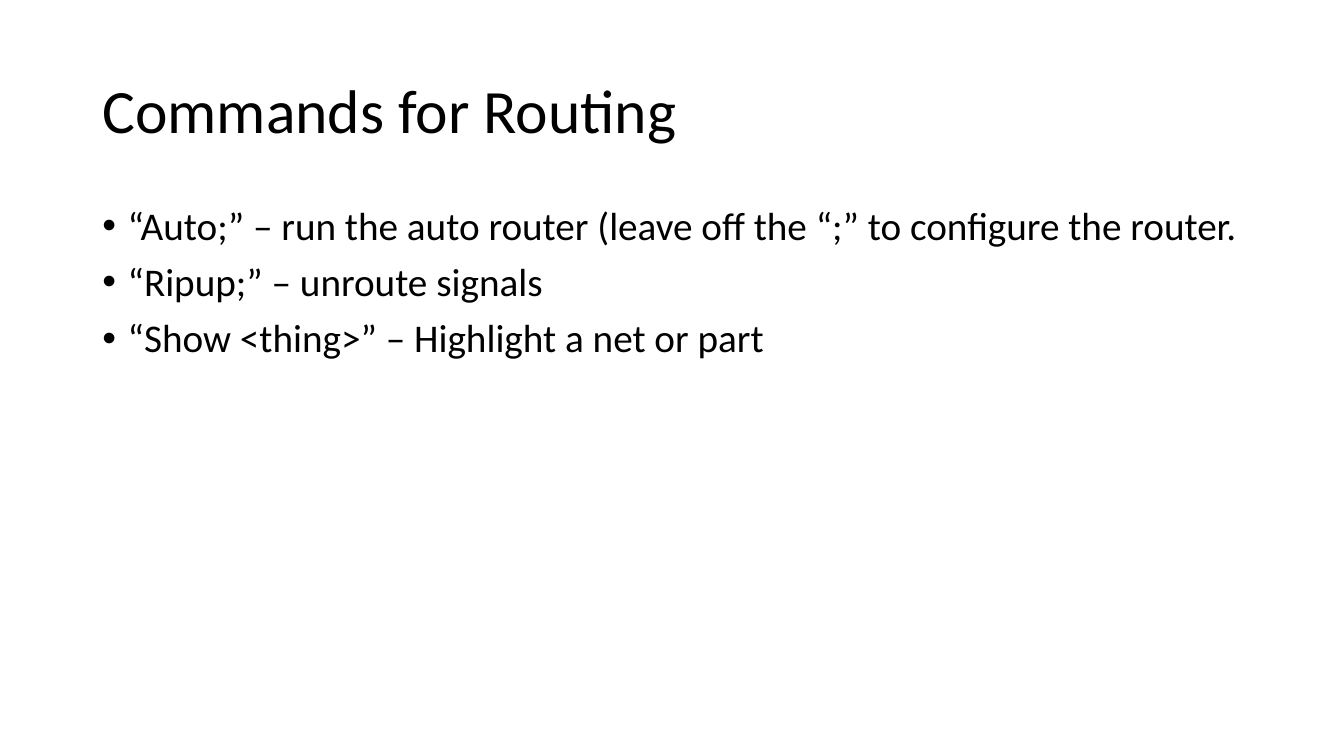
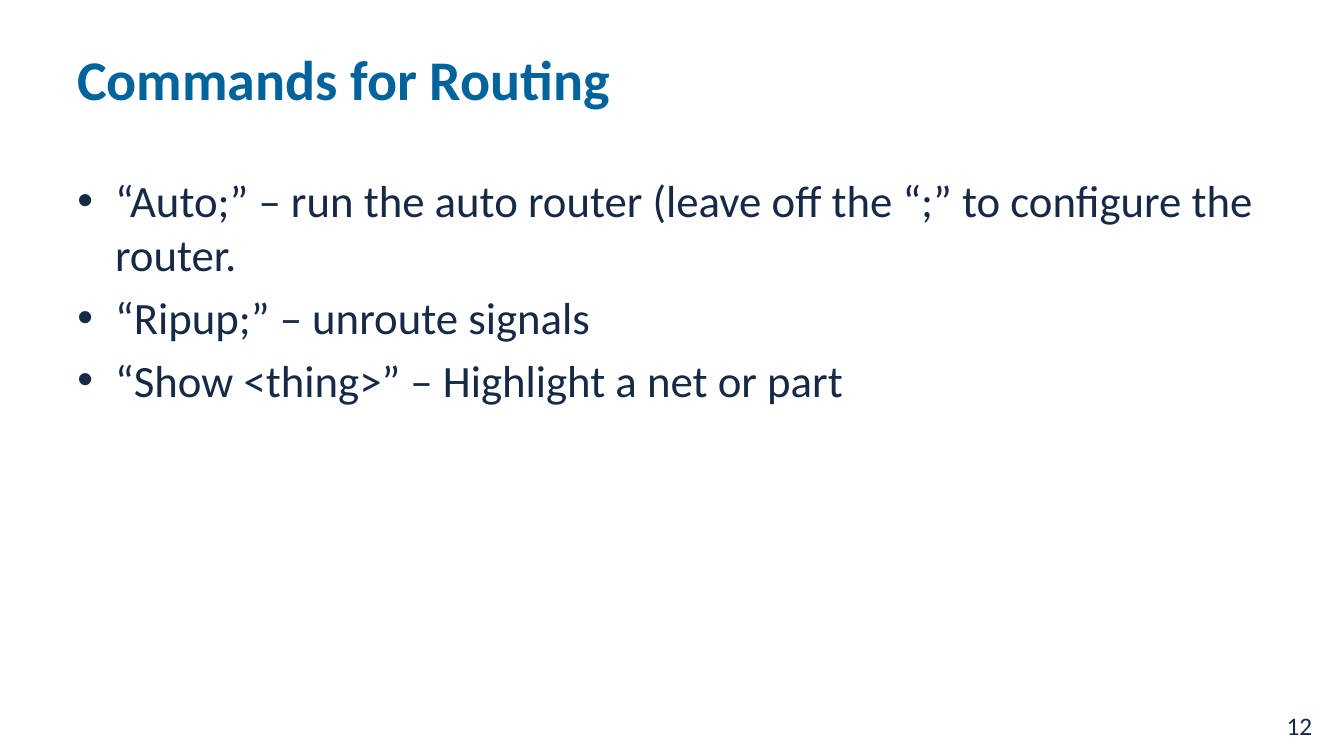
Before and after one commit to NVSL/QuadClass-Resources, a slide deck: slide 12 of labs/Laying-Out-The-Board/Laying-Out-The-Board.pptx. Drawn at 1344x756 pixels with LibreOffice and Linux fonts; fonts in the diff are those of the drawing; background and template pictures are left out. Boxes give left, top, right and bottom in pixels: in the first picture for what was removed or moved away, otherwise in the second. Text is boxed around its words. In the diff, an @@ line names an element or a change of style, - is before the commit and + after.

```diff
--- a/labs/Laying-Out-The-Board/Laying-Out-The-Board.pptx
+++ b/labs/Laying-Out-The-Board/Laying-Out-The-Board.pptx
@@ title "Commands for Routing" moved from (x1=102, y1=90, x2=677, y2=144) to (x1=77, y1=60, x2=610, y2=110) @@
@@ title "Commands for Routing" at (x1=77, y1=60, x2=610, y2=110): size 44 to 40 pt, text colour #000000 to #01639C, bold on; line spacing 0.9 to 1 @@
@@ text "“Auto;” – run the auto ..." moved from (x1=128, y1=211, x2=1236, y2=359) to (x1=115, y1=184, x2=1253, y2=405) @@
@@ text "“Auto;” – run the auto ..." at (x1=115, y1=184, x2=1253, y2=405): size 28 to 32 pt, text colour #000000 to #162A46; indent changed; line spacing 0.9 to 1; less space between paragraphs @@
@@ page number added at (x1=1287, y1=718, x2=1313, y2=735), 18 pt, text #162A46 @@
+12
```
Also in this commit, not shown: 29 other slides changed, 7 other files.
